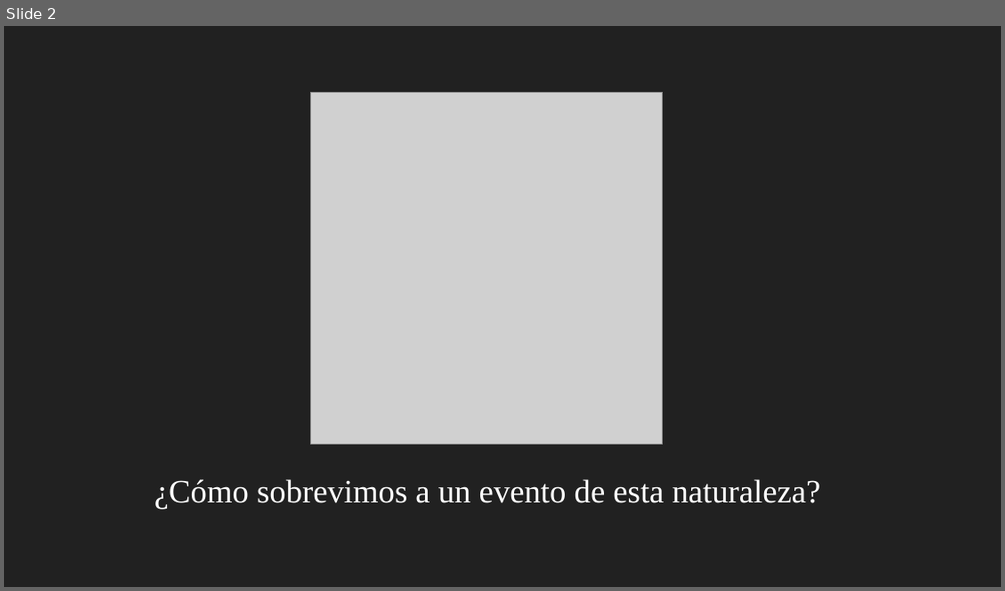
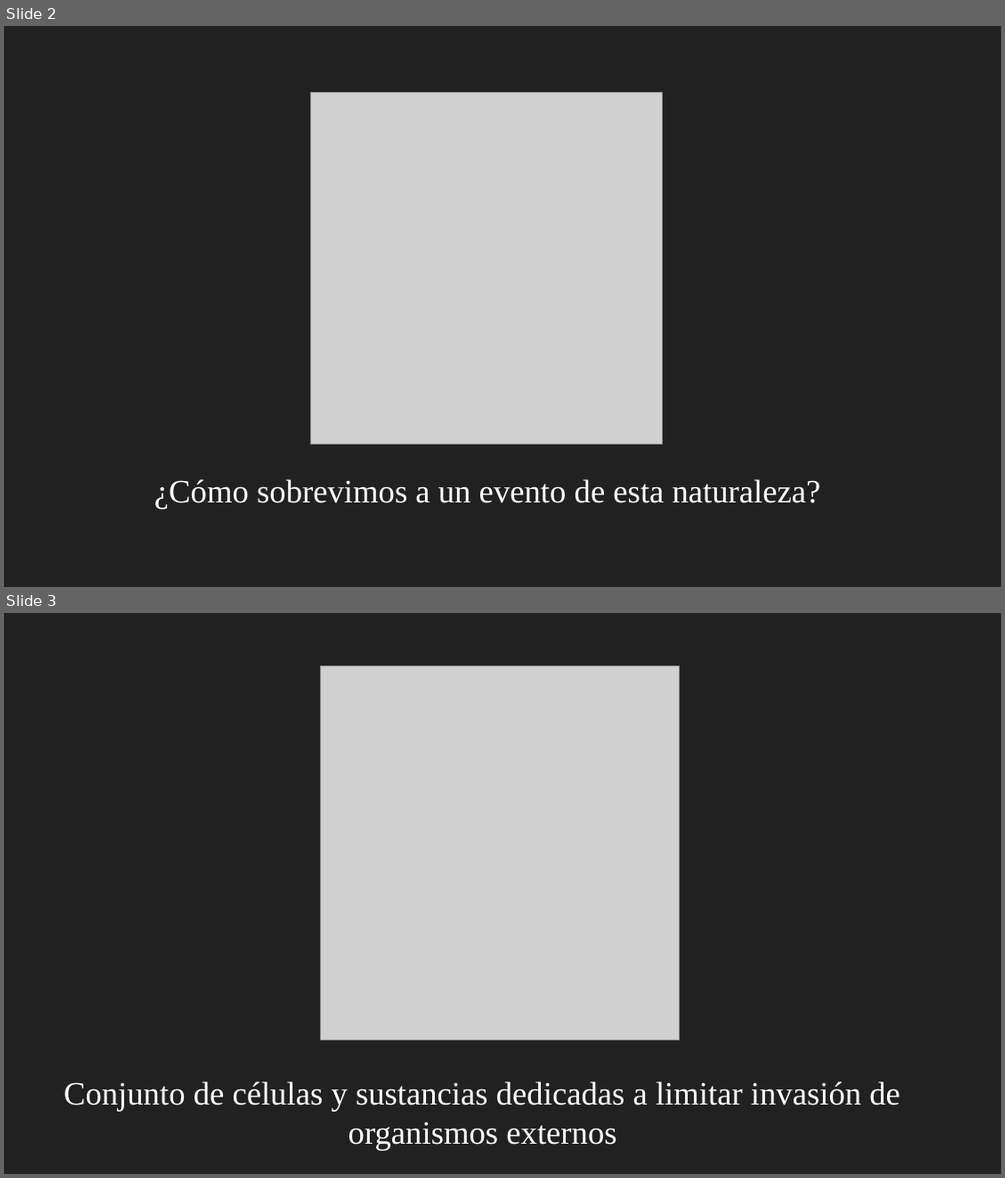
Before and after one commit to gerardommc/Medicina-Cons, a slide deck: Inmuno.odp. Shown one above the other, each under a label of ours: slide 2 before the commit, slides 2 and 3 after it. The pictures are 1005x591 and 1005x1178 pixels, drawn with LibreOffice and Linux fonts; fonts in the diff are those of the drawing; grey boxes stand for pictures. Boxes give left, top, right and bottom in pixels: in the first picture for what was removed or moved away, otherwise in the second. Text is boxed around its words. In the diff, an @@ line names an element or a change of style, - is before the commit and + after.

```diff
--- a/Inmuno.odp
+++ b/Inmuno.odp
@@ slide 3 added at <box>4,613,1001,1174</box>, background #212121 @@
@@ picture added at <box>321,666,679,1040</box> @@
@@ subtitle added at <box>64,1081,900,1151</box>, 26 pt, text #FFFFFF @@
+Conjunto de células y sustancias dedicadas a limitar invasión de organismos externos
```
Also in this commit, not shown: 3 other slides added, 3 slides removed, 9 other files.
